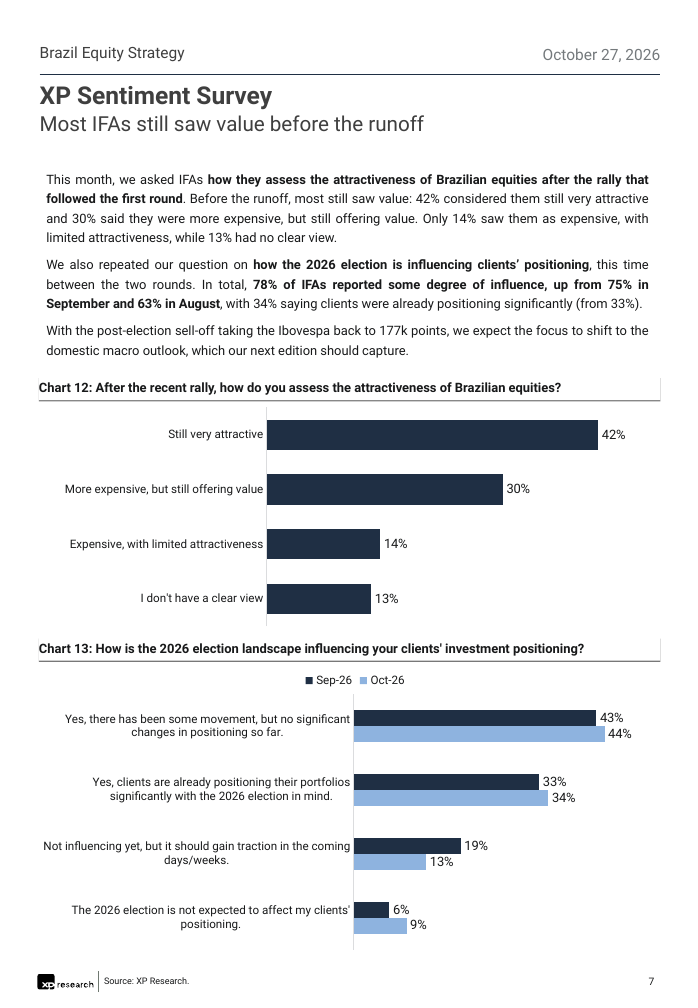
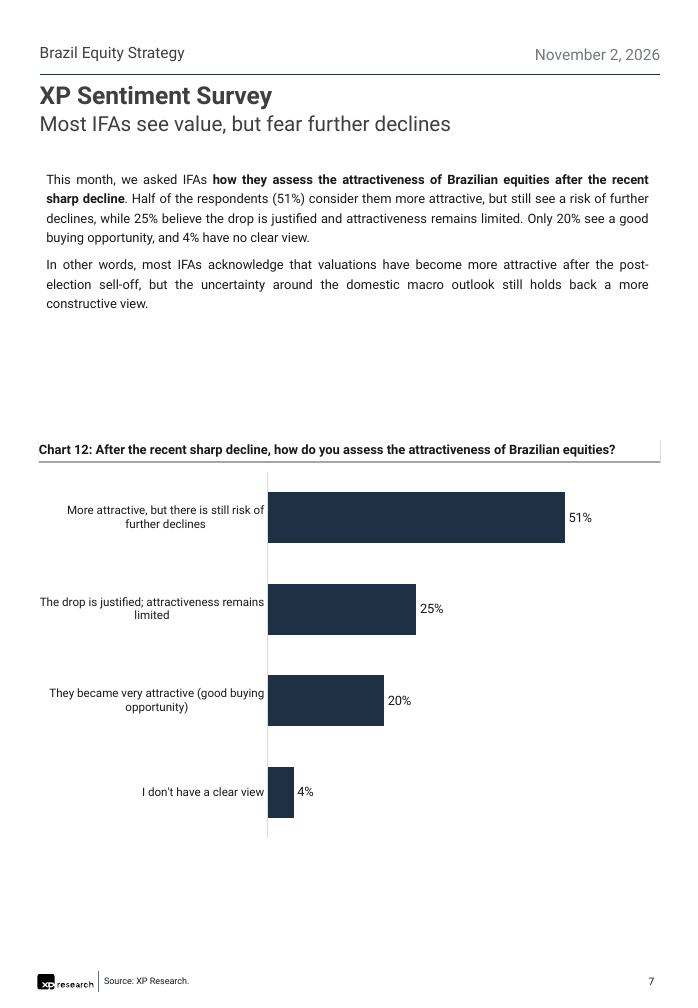
Before and after one commit to CaioLSouza/datasets, a slide deck: slide 7 of pesquisa_assessores_outubro_2026/XP IFAs Sentiment Survey - October 2026.pptx. Drawn at 698x1008 pixels with LibreOffice and Linux fonts; fonts in the diff are those of the drawing. Boxes give left, top, right and bottom in pixels: in the first picture for what was removed or moved away, otherwise in the second. Text is boxed around its words. In the diff, an @@ line names an element or a change of style, - is before the commit and + after.

```diff
--- a/pesquisa_assessores_outubro_2026/XP IFAs Sentiment Survey - October 2026.pptx
+++ b/pesquisa_assessores_outubro_2026/XP IFAs Sentiment Survey - October 2026.pptx
@@ text at box(535, 48, 660, 62): text changed @@
-October 27, 2026
+November 2, 2026
@@ text at box(40, 115, 451, 134): text changed @@
-Most IFAs still saw value before the runoff
+Most IFAs see value, but fear further declines
@@ text at box(46, 174, 649, 308): text changed @@
-This month, we asked IFAs how they assess the attractiveness of Brazilian equities after the rally that followed the first round. Before the runoff, most still saw value: 42% considered them still very attractive and 30% said they were more expensive, but still offering value. Only 14% saw them as expensive, with limited attractiveness, while 13% had no clear view.
-We also repeated our question on how the 2026 election is influencing clients’ positioning, this time between the two rounds. In total, 78% of IFAs reported some degree of influence, up from 75% in September and 63% in August, with 34% saying clients were already positioning significantly (from 33%).
-With the post-election sell-off taking the Ibovespa back to 177k points, we expect the focus to shift to the domestic macro outlook, which our next edition should capture.
+This month, we asked IFAs how they assess the attractiveness of Brazilian equities after the recent sharp decline. Half of the respondents (51%) consider them more attractive, but still see a risk of further declines, while 25% believe the drop is justified and attractiveness remains limited. Only 20% see a good buying opportunity, and 4% have no clear view.
+In other words, most IFAs acknowledge that valuations have become more attractive after the post-election sell-off, but the uncertainty around the domestic macro outlook still holds back a more constructive view.
@@ text at box(39, 444, 616, 457): text changed @@
-Chart 12: After the recent rally, how do you assess the attractiveness of Brazilian equities?
+Chart 12: After the recent sharp decline, how do you assess the attractiveness of Brazilian equities?
@@ text "Chart 12: After the recent ...": place and size @@
-text "Chart 12: After the recent ..." at box(39, 377, 661, 400)
+text "Chart 12: After the recent ..." at box(39, 438, 661, 462)
@@ bar chart at box(40, 464, 671, 846) @@
-categories: I don't have a clear view, Expensive, with limited attractiveness, More expensive, but still offering value, Still very attractive
+categories: I don't have a clear view, They became very attractive (good buying opportunity), The drop is justified; attractiveness remains limited, More attractive, but there is still risk of further declines
-Series 1: 0.13, 0.14, 0.3, 0.42
+Series 1: 0.04, 0.2, 0.25, 0.51
@@ bar chart: place and size @@
-bar chart at box(40, 403, 671, 631)
+bar chart at box(40, 464, 671, 846)
@@ text removed at box(39, 638, 661, 661) @@
-Chart 13: How is the 2026 election landscape influencing your clients' investment positioning?
@@ bar chart removed at box(40, 664, 671, 964) @@
-categories: The 2026 election is not expected to affect my clients' positioning., Not influencing yet, but it should gain traction in the coming days/weeks., Yes, clients are already positioning their portfolios significantly with the 2026 election in mind., Yes, there has been some movement, but no significant changes in positioning so far.
-Sep-26: 0.0625, 0.1875, 0.325, 0.425
-Oct-26: 0.09, 0.13, 0.34, 0.44
```
Also in this commit, not shown: 7 other slides changed, 3 other files.
